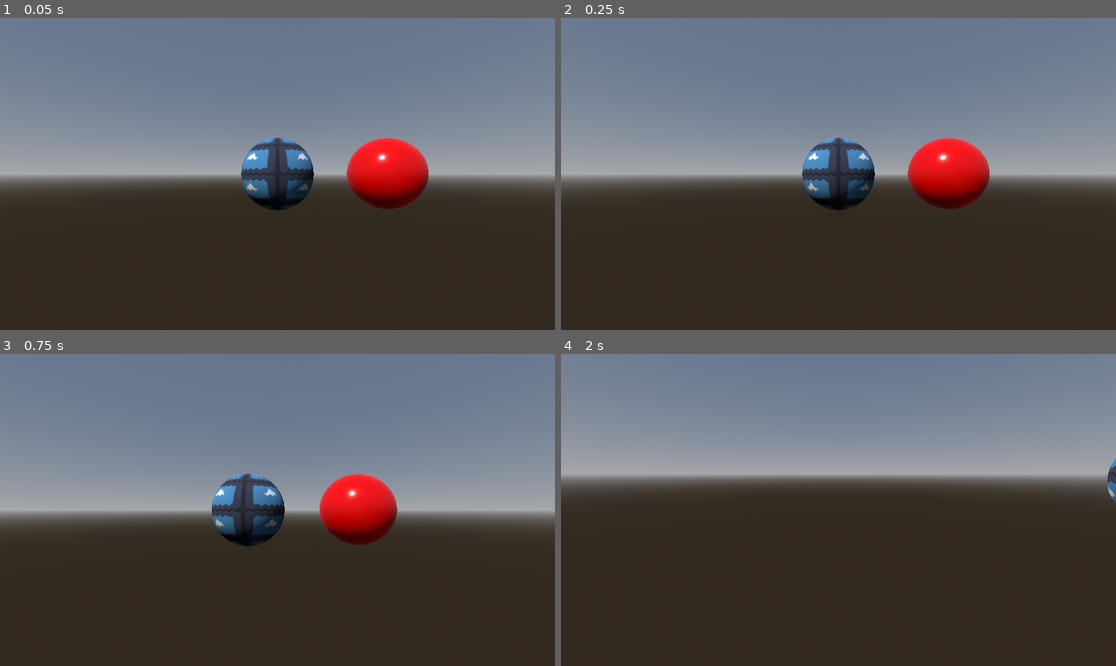
Above: before the commit, frames 1-4 (two rows, left to right).
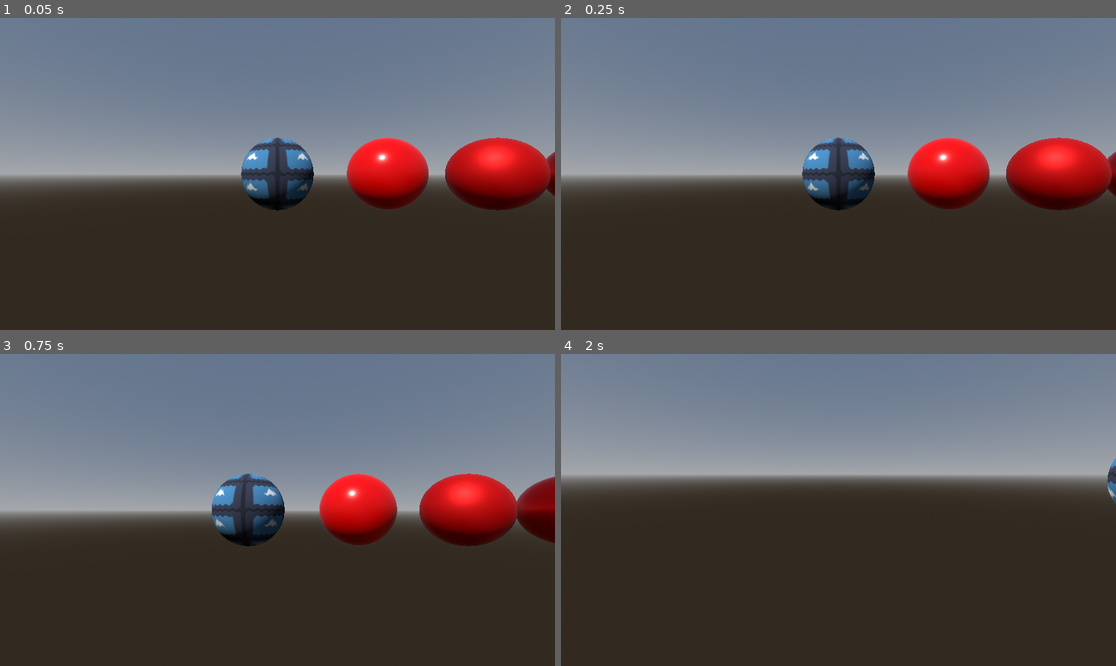
Above: after the commit, the same moments.

Repository: hperantunes/spatial-shaders-starter-project
Game: Godot game, scene res://scenes/spatial_shaders.tscn
The game is run twice, just before and just after one commit, with the same random seed, the same clock (stepped at 60 frames per second) and the same inputs. The engine's default icon, where the game draws it, is replaced by a stand-in: a white triangle on a blue panel in a dark square.
Inputs (mouse positions are in pixels of both pictures, inside the frame that each line leads up to):
- Up to frame 1 (0.05 s): no input
- Up to frame 2 (0.25 s): no input
- Up to frame 3 (0.75 s): tap Enter at 0.5 s; move the mouse to (399, 494) at 0.52 s; hold D (move_right) from 0.53 s (still down); hold Right mouse button (camera_move_mode) from 0.53 s (still down); click (399, 494) at 0.67 s
- Up to frame 4 (2 s): move the mouse to (810, 510) at 1.27 s; release D (move_right) at 1.28 s; release Right mouse button (camera_move_mode) at 1.28 s; hold W (move_forward) from 1.28 s (still down); tap Shift (camera_speed_up) at 1.35 s

The runs differ from the first frame. In frame 1, 3.7% of the frame differs, in the area x 67-100%, y 38-62%; in frame 2, 3.7%; in frame 3, 4.4%, in the area x 62-100%, y 38-62%; in frame 4, nothing differs.

Commit message:
Lesson 4.7

Diff:
--- a/scenes/spatial_shaders.tscn
+++ b/scenes/spatial_shaders.tscn
@@ -28,11 +28,31 @@
 render_priority = 0
 shader = ExtResource("5_agl3f")
 shader_parameter/albedo = Color(1, 0, 0, 1)
-shader_parameter/metallic = 0.077
-shader_parameter/roughness = 0.181
+shader_parameter/metallic = 0.084
+shader_parameter/roughness = 0.24
 
 [sub_resource type="SphereMesh" id="SphereMesh_jq5t7"]
 material = SubResource("ShaderMaterial_5wc8g")
+
+[sub_resource type="ShaderMaterial" id="ShaderMaterial_mb5pe"]
+render_priority = 0
+shader = ExtResource("5_agl3f")
+shader_parameter/albedo = Color(1, 0, 0, 1)
+shader_parameter/metallic = 0.545
+shader_parameter/roughness = 0.529
+
+[sub_resource type="SphereMesh" id="SphereMesh_8nmdt"]
+material = SubResource("ShaderMaterial_mb5pe")
+
+[sub_resource type="ShaderMaterial" id="ShaderMaterial_mhrly"]
+render_priority = 0
+shader = ExtResource("5_agl3f")
+shader_parameter/albedo = Color(1, 0, 0, 1)
+shader_parameter/metallic = 0.935
+shader_parameter/roughness = 0.065
+
+[sub_resource type="SphereMesh" id="SphereMesh_fsw5f"]
+material = SubResource("ShaderMaterial_mhrly")
 
 [node name="SpatialShaders" type="Node3D"]
 script = ExtResource("1_db346")
@@ -53,3 +73,11 @@
 [node name="SphereExample2" type="MeshInstance3D" parent="."]
 transform = Transform3D(-1, 0, -8.74228e-08, 0, 1, 0, 8.74228e-08, 0, -1, 1.5, 0, 0)
 mesh = SubResource("SphereMesh_jq5t7")
+
+[node name="SphereExample3" type="MeshInstance3D" parent="."]
+transform = Transform3D(-1, 0, -8.74228e-08, 0, 1, 0, 8.74228e-08, 0, -1, 3, 0, 0)
+mesh = SubResource("SphereMesh_8nmdt")
+
+[node name="SphereExample4" type="MeshInstance3D" parent="."]
+transform = Transform3D(-1, 0, -8.74228e-08, 0, 1, 0, 8.74228e-08, 0, -1, 4.5, 0, 0)
+mesh = SubResource("SphereMesh_fsw5f")
--- a/shaders/pbr.gdshader
+++ b/shaders/pbr.gdshader
@@ -1,4 +1,5 @@
 shader_type spatial;
+//render_mode diffuse_toon, specular_toon;
 
 uniform vec3 albedo: source_color = vec3(1.0);
 uniform float metallic: hint_range(0.0, 1.0);
Not shown: 1 places in scenes/spatial_shaders.tscn that only renumber resources
